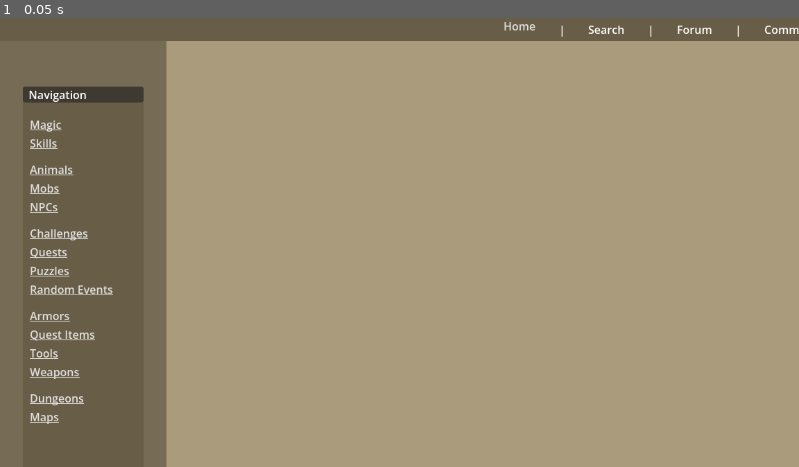
Above: before the commit, frame 1.
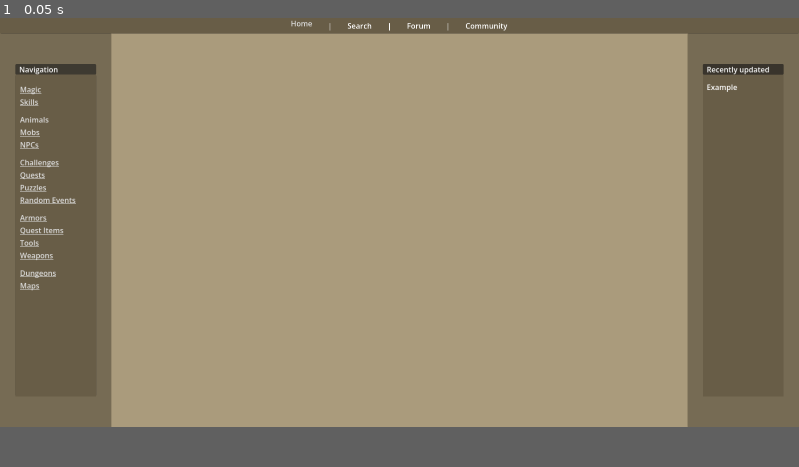
Above: after the commit, the same moment.

Repository: BurnoutBear/Kanria-Wiki
Game: Godot game, scene res://wiki.tscn
Two runs of this game, one before a commit and one after it. Both use one fixed random seed, a clock stepped at 60 frames per second and the inputs below.
Inputs:
- Up to frame 1 (0.05 s): no input
In our replay, the window is 799x449 before the commit and 799x409 after it. These sizes can differ from the game's own. Grey fills any space a smaller window leaves; there, only what the larger window draws over its background counts as a difference.

The runs differ from the first frame. In frame 1, 23% of the frame differs, in the area x 0-100%, y 0-100%.

Commit message:
anchor fix

Diff:
--- a/project.godot
+++ b/project.godot
@@ -15,13 +15,18 @@
 config/features=PackedStringArray("4.6", "Forward Plus")
 config/icon="res://icon.svg"
 
+[display]
+
+window/size/viewport_width=1720
+window/size/viewport_height=880
+
 [dotnet]
 
 project/assembly_name="godot"
 
 [editor_plugins]
 
-enabled=PackedStringArray("res://addons/code_recall/plugin.cfg")
+enabled=PackedStringArray()
 
 [physics]
 
--- a/wiki.tscn
+++ b/wiki.tscn
@@ -8,8 +8,6 @@
 anchors_preset = 15
 anchor_right = 1.0
 anchor_bottom = 1.0
-offset_right = 768.0
-offset_bottom = 432.0
 grow_horizontal = 2
 grow_vertical = 2
 size_flags_horizontal = 3
Not shown, changed: wiki.pck
